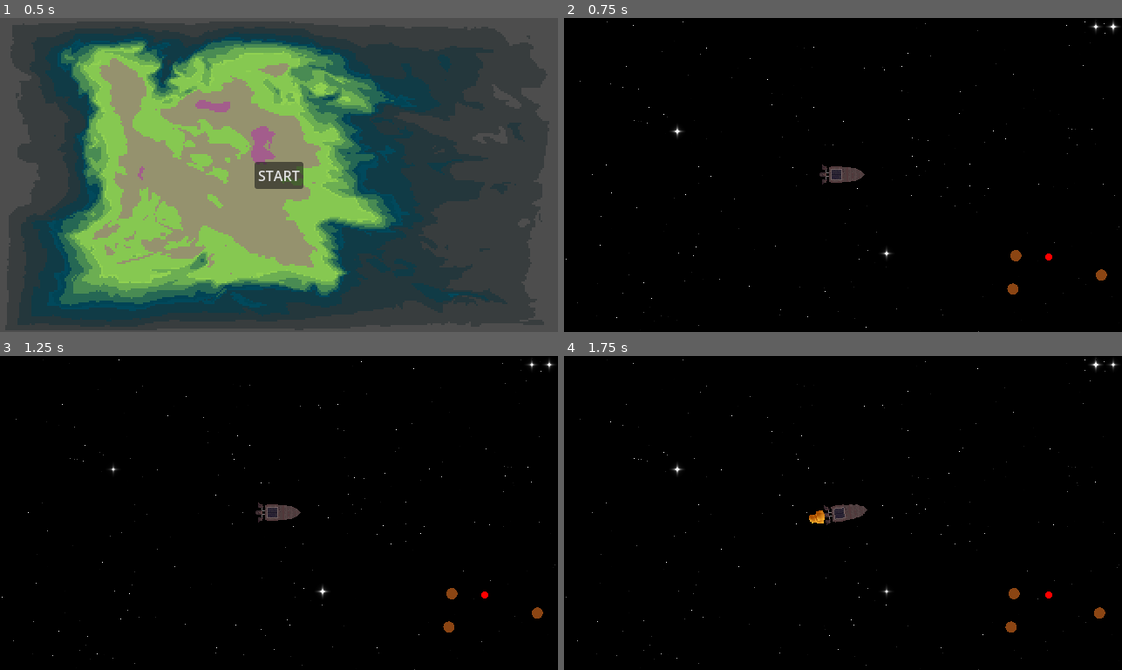
Above: before the commit, frames 1-4 (two rows, left to right).
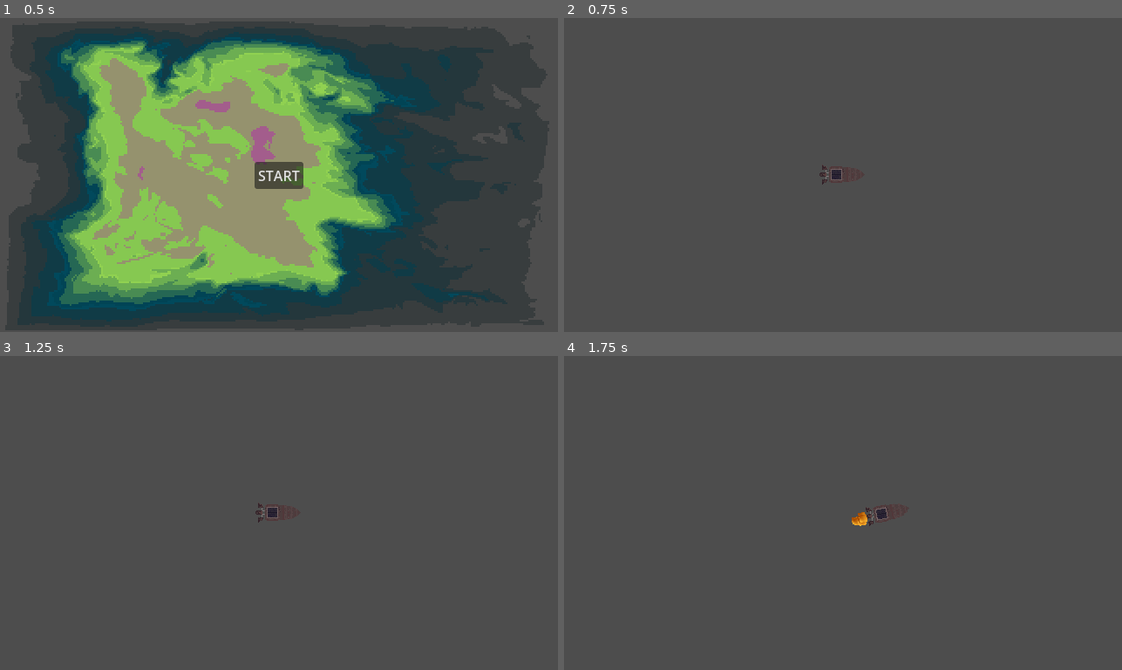
Above: after the commit, the same moments.

Repository: liamhendricks/godot-wild-jam-93
Game: Godot game, scene res://ui/StartMenu.tscn
The game is run twice, just before and just after one commit, with the same random seed, the same clock (stepped at 60 frames per second) and the same inputs.
Inputs (mouse positions are in pixels of both pictures, inside the frame that each line leads up to):
- Up to frame 1 (0.5 s): no input
- Up to frame 2 (0.75 s): click "START" at 0.5 s
- Up to frame 3 (1.25 s): no input
- Up to frame 4 (1.75 s): move the mouse to (965, 497) at 1.27 s; hold D (right) from 1.28 s (still down); tap F (drill_transition) at 1.35 s

Frame 1 is identical in both runs. In frame 2, 100% of the frame differs, in the area x 0-100%, y 0-100%; in frame 3, 100%; in frame 4, 100%.
Error after the commit: Parse Error: Could not preload resource file "res://entities/MotherShip.tscn". (res://main.gd:12)

Commit message:
mothership eye

Diff:
--- a/godot-wild-jam-93/entities/MotherShip.tscn
+++ b/godot-wild-jam-93/entities/MotherShip.tscn
@@ -7,10 +7,35 @@
 script = ExtResource("2_w43xp")
 resource_amount = 12
 metadata/_custom_type_script = "uid://h6yqckn4ona"
+[ext_resource type="Texture2D" uid="uid://duv655dooac3v" path="res://entities/MotherShipAss.png" id="2_w43xp"]
+[ext_resource type="Texture2D" uid="uid://d1p4krnumrxcy" path="res://entities/eyecircle.png" id="3_0rkyi"]
+[ext_resource type="Texture2D" uid="uid://bxbo0e3gxyyl3" path="res://entities/pupil.png" id="4_f1fb0"]
+
+[sub_resource type="RectangleShape2D" id="RectangleShape2D_0rkyi"]
+size = Vector2(102, 20)
 
 [node name="MotherShip" type="Node2D" unique_id=1851260540]
+z_index = 100
 script = ExtResource("1_w43xp")
 bounty = SubResource("Resource_fsxry")
 
 [node name="Sprite2D" type="Sprite2D" parent="." unique_id=479078289]
 z_index = -100
+texture = ExtResource("2_w43xp")
+
+[node name="eyecircle" type="Sprite2D" parent="Sprite2D" unique_id=1610361756]
+position = Vector2(-132, 6)
+texture = ExtResource("3_0rkyi")
+
+[node name="pupil" type="Sprite2D" parent="Sprite2D/eyecircle" unique_id=2060246649]
+position = Vector2(8, 0)
+texture = ExtResource("4_f1fb0")
+
+[node name="Area2D" type="Area2D" parent="." unique_id=1916907645]
+
+[node name="CollisionShape2D" type="CollisionShape2D" parent="Area2D" unique_id=2028276749]
+position = Vector2(4, 5)
+shape = SubResource("RectangleShape2D_0rkyi")
+
+[connection signal="body_entered" from="Area2D" to="." method="_on_area_2d_body_entered"]
+[connection signal="body_exited" from="Area2D" to="." method="_on_area_2d_body_exited"]
--- a/godot-wild-jam-93/entities/mother_ship.gd
+++ b/godot-wild-jam-93/entities/mother_ship.gd
@@ -7,11 +7,37 @@
 
 var enter_timer = 10.0
 var exit_timer = 10.0
+var camera : Camera2D
+var player: CharacterBody2D
+var camera_zoom_in : Vector2 = Vector2(3,3)
 
 func _ready() -> void:
+	camera = get_parent().get_node("Camera2D")
 	if !SignalBus.bounty_delivered.is_connected(_increment_bounty):
 		SignalBus.bounty_delivered.connect(_increment_bounty)
 
 func _increment_bounty(_data : ResourceData) -> void:
 	bounty.resource_amount += GameManager.rng.randi_range(bounty_increment_value_min, bounty_increment_value_min + bounty_increment_value_min)
 	bounty.resource_level += bounty_level_increment
+
+func _physics_process(delta: float) -> void:
+	if player != null:
+		var dir = player.global_position - $Sprite2D/eyecircle.global_position
+		$Sprite2D/eyecircle.rotation = dir.angle()
+	if player != null and player.is_in_group("Hangar"):
+		player.get_node("MovementComponent").speed = 0
+		camera.zoom = camera.zoom.lerp(camera_zoom_in, delta * 1)
+	else:
+
+		pass
+
+func _on_area_2d_body_entered(body: Player ) -> void:
+	if body == player:
+
+		player.position = position
+		player.add_to_group("Hangar")
+
+func _on_area_2d_body_exited(body: Node2D) -> void:
+	if body == player:
+		player.remove_from_group("Hangar")
+		player.get_node("MovementComponent").speed = 600
--- a/godot-wild-jam-93/main.gd
+++ b/godot-wild-jam-93/main.gd
@@ -30,13 +30,15 @@
 
 	enter_timer = enter_timer - delta
 	exit_timer = exit_timer - delta
-	if enter_timer <= 0:
+	if enter_timer <= 0 and mother_arriving == null:
 		mother_arriving = mother_ship.instantiate()
 		mother_arriving.position = player.position
 		add_child(mother_arriving)#mother is here
+		mother_arriving.player = player #seting player to mothership
 		enter_timer = 20.0
 		exit_timer = 10
 	if exit_timer <= 0:
 		if mother_arriving != null:
+			camera.zoom = Vector2(1,1)
 			mother_arriving.queue_free()
 			mother_arriving = null
--- a/godot-wild-jam-93/project.godot
+++ b/godot-wild-jam-93/project.godot
@@ -31,6 +31,10 @@
 window/size/mode=3
 window/size/resizable=false
 window/stretch/mode="viewport"
+
+[global_group]
+
+Hangar="the ship is in the hangar of the mothership"
 
 [input]
 
Binary file added: godot-wild-jam-93/entities/MotherShipAss.png
Not shown, added: godot-wild-jam-93/entities/MotherShipAss.png.import
Binary file added: godot-wild-jam-93/entities/eyecircle.png
Not shown, added: godot-wild-jam-93/entities/eyecircle.png.import
Binary file added: godot-wild-jam-93/entities/pupil.png
Not shown, added: godot-wild-jam-93/entities/pupil.png.import
Not shown, added: .DS_Store
